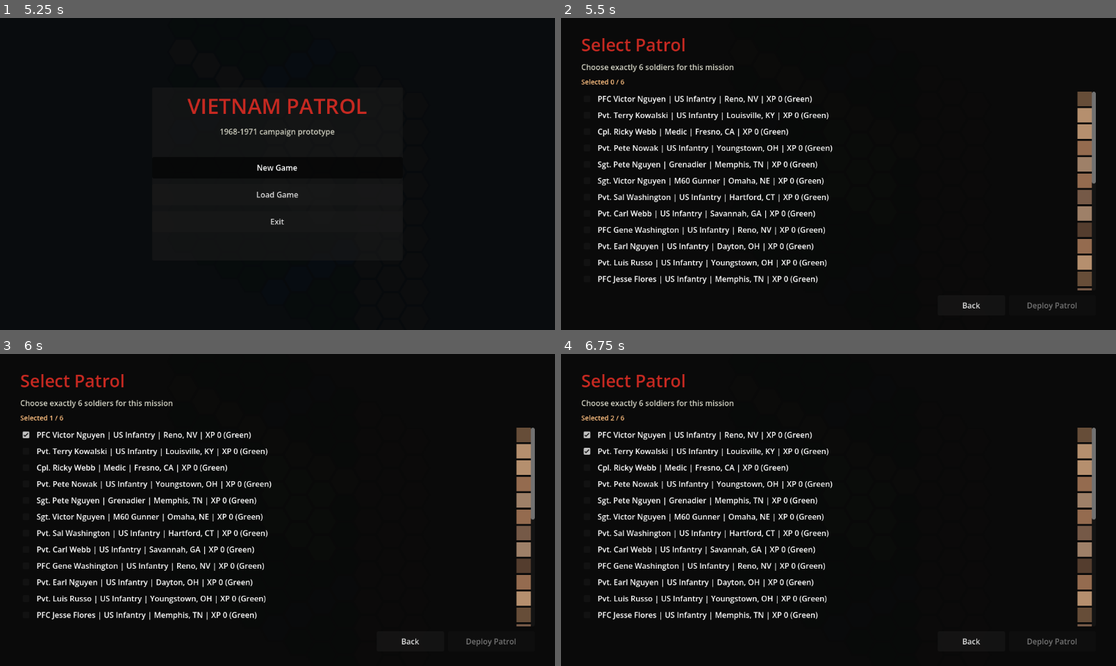
Above: before the commit, frames 1-4 (two rows, left to right).
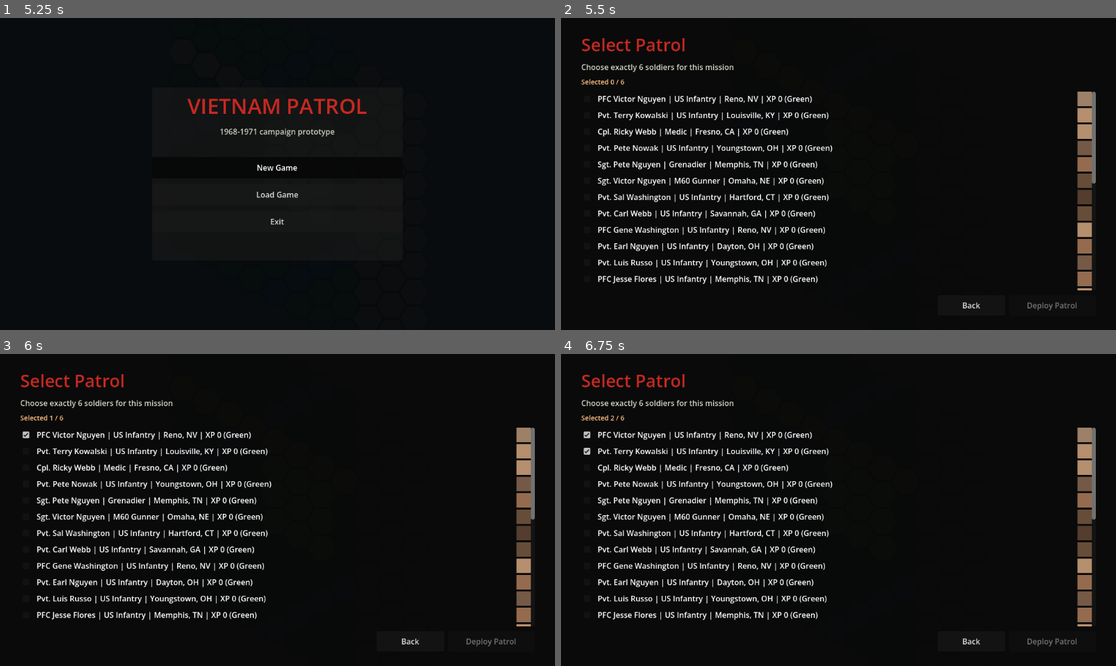
Above: after the commit, the same moments.

Repository: samuelvary1/vietnam-wargame
Game: Godot game, scene res://scenes/Main.tscn
Same seed, same stepped clock (60 frames per second), same inputs: the game is played once before the commit and once after it.
Inputs (mouse positions are in pixels of both pictures, inside the frame that each line leads up to):
- Up to frame 1 (5.25 s): tap Enter at 0.5, 2, 3.5 s; move the mouse to (399, 158) at 0.52 s; click (399, 158) at 0.67 s; tap Space at 1.25, 2.75, 4.25 s; move the mouse to (166, 189) at 1.27 s; click (166, 189) at 1.42 s; move the mouse to (333, 105) at 2.02 s; click (333, 105) at 2.17 s; move the mouse to (249, 236) at 2.77 s; click (249, 236) at 2.92 s; move the mouse to (444, 220) at 3.52 s; click (444, 220) at 3.67 s; move the mouse to (111, 127) at 4.27 s; click (111, 127) at 4.42 s; move the mouse to (305, 174) at 5.02 s; click (305, 174) at 5.17 s
- Up to frame 2 (5.5 s): no input
- Up to frame 3 (6 s): click (27, 435) at 5.77 s
- Up to frame 4 (6.75 s): click (588, 450) at 6.52 s

Frame 1 is identical in both runs. In frame 2, 1.1% of the frame differs, in the area x 92-96%, y 23-88%; in frame 3, 1.1%; in frame 4, 1.1%.

Commit message:
simplification pass

Diff:
--- a/scripts/campaign_manager.gd
+++ b/scripts/campaign_manager.gd
@@ -17,8 +17,6 @@
 	roster.clear()
 	for role in _historical_platoon_roles():
 		var soldier := SoldierGenerator.generate(role)
-		soldier.primary_role = role
-		soldier.portrait_id = randi() % 12
 		roster.append(soldier)
 
 func _historical_platoon_roles() -> Array[int]:
--- a/scripts/globals.gd
+++ b/scripts/globals.gd
@@ -56,3 +56,15 @@
 	UnitType.TUNNEL_RAT:     "Tunnel Rat",
 	UnitType.M113:           "M113 APC",
 }
+
+const PORTRAIT_COLORS = [
+	Color(0.46, 0.35, 0.28),
+	Color(0.58, 0.42, 0.31),
+	Color(0.71, 0.56, 0.43),
+	Color(0.33, 0.24, 0.18),
+	Color(0.62, 0.5, 0.41),
+	Color(0.4, 0.3, 0.22),
+]
+
+static func portrait_color(portrait_id: int) -> Color:
+	return PORTRAIT_COLORS[portrait_id % PORTRAIT_COLORS.size()]
--- a/scripts/main.gd
+++ b/scripts/main.gd
@@ -4,6 +4,11 @@
 ## and handles the player's action flow.
 
 extends Node2D
+
+const SCENE_SPLASH := preload("res://scenes/SplashScreen.tscn")
+const SCENE_MAIN_MENU := preload("res://scenes/MainMenu.tscn")
+const SCENE_ROSTER_SELECTION := preload("res://scenes/RosterSelection.tscn")
+const SCENE_UNIT := preload("res://scenes/Unit.tscn")
 
 # ─── Node refs ────────────────────────────────────────────────────────────────
 
@@ -28,12 +33,12 @@
 	_show_splash()
 
 func _show_splash() -> void:
-	var splash := preload("res://scenes/SplashScreen.tscn").instantiate()
+	var splash := SCENE_SPLASH.instantiate()
 	add_child(splash)
 	splash.splash_finished.connect(_show_main_menu)
 
 func _show_main_menu() -> void:
-	menu_layer = preload("res://scenes/MainMenu.tscn").instantiate() as MainMenu
+	menu_layer = SCENE_MAIN_MENU.instantiate() as MainMenu
 	add_child(menu_layer)
 	menu_layer.new_game_requested.connect(_on_new_game_requested)
 	menu_layer.load_game_requested.connect(_on_load_game_requested)
@@ -41,12 +46,12 @@
 
 func _on_new_game_requested() -> void:
 	Campaign.ensure_campaign_started()
-	_show_roster_selection()
+	_open_roster_selection()
 
 func _on_load_game_requested() -> void:
 	if FileAccess.file_exists("user://campaign.save"):
 		Campaign.ensure_campaign_started()
-		_show_roster_selection()
+		_open_roster_selection()
 		return
 	if menu_layer != null:
 		menu_layer.show_status("No save file found yet. Start a new game.")
@@ -54,12 +59,10 @@
 func _on_exit_requested() -> void:
 	get_tree().quit()
 
-func _show_roster_selection() -> void:
-	if menu_layer != null:
-		menu_layer.queue_free()
-		menu_layer = null
-
-	roster_layer = preload("res://scenes/RosterSelection.tscn").instantiate() as RosterSelection
+func _open_roster_selection() -> void:
+	_close_main_menu()
+
+	roster_layer = SCENE_ROSTER_SELECTION.instantiate() as RosterSelection
 	add_child(roster_layer)
 	roster_layer.deploy_confirmed.connect(_on_roster_deploy_confirmed)
 	roster_layer.cancel_requested.connect(_on_roster_cancel_requested)
@@ -67,21 +70,32 @@
 
 func _on_roster_deploy_confirmed(selection: Array) -> void:
 	selected_patrol = Campaign.confirm_patrol(selection)
-	if roster_layer != null:
-		roster_layer.queue_free()
-		roster_layer = null
+	_close_roster_selection()
 	_start_game()
 
 func _on_roster_cancel_requested() -> void:
-	if roster_layer != null:
-		roster_layer.queue_free()
-		roster_layer = null
+	_close_roster_selection()
 	_show_main_menu()
+
+func _close_main_menu() -> void:
+	if menu_layer == null:
+		return
+	menu_layer.queue_free()
+	menu_layer = null
+
+func _close_roster_selection() -> void:
+	if roster_layer == null:
+		return
+	roster_layer.queue_free()
+	roster_layer = null
 
 func _start_game() -> void:
 	if game_started:
 		return
 	game_started = true
+	_bootstrap_mission()
+
+func _bootstrap_mission() -> void:
 	ui_manager.visible = true
 	Campaign.ensure_campaign_started()
 	_connect_signals()
@@ -111,7 +125,9 @@
 
 func _spawn_starting_units() -> void:
 	_spawn_player_patrol()
-
+	_spawn_enemy_force()
+
+func _spawn_enemy_force() -> void:
 	# VC units (right side of map)
 	_spawn_unit(Vector2i(2, -1), Globals.Team.VC, Globals.UnitType.RIFLEMAN)
 	_spawn_unit(Vector2i(2,  0), Globals.Team.VC, Globals.UnitType.RIFLEMAN)
@@ -127,17 +143,20 @@
 		Vector2i(-3, 1),
 		Vector2i(-2, 0),
 	]
-	var patrol: Array[Soldier] = selected_patrol
-	if patrol.is_empty():
-		patrol = Campaign.create_patrol(patrol_slots.size())
-	selected_patrol.clear()
+	var patrol: Array[Soldier] = _consume_selected_patrol(patrol_slots.size())
 	for i in range(min(patrol.size(), patrol_slots.size())):
 		var soldier: Soldier = patrol[i]
 		_spawn_unit(patrol_slots[i], Globals.Team.US, soldier.primary_role, soldier)
 
+func _consume_selected_patrol(size: int) -> Array[Soldier]:
+	var patrol: Array[Soldier] = selected_patrol
+	if patrol.is_empty():
+		patrol = Campaign.create_patrol(size)
+	selected_patrol.clear()
+	return patrol
+
 func _spawn_unit(hex: Vector2i, team: int, unit_type: int, soldier: Soldier = null) -> Node:
-	var unit_scene: PackedScene = preload("res://scenes/Unit.tscn")
-	var unit: Node = unit_scene.instantiate()
+	var unit: Node = SCENE_UNIT.instantiate()
 	unit.team = team
 	unit.unit_type = unit_type
 	add_child(unit)
--- a/scripts/roster_selection.gd
+++ b/scripts/roster_selection.gd
@@ -147,12 +147,4 @@
 		_deploy_button.disabled = true
 
 func _portrait_color_for(soldier: Soldier) -> Color:
-	var palette := [
-		Color(0.46, 0.35, 0.28),
-		Color(0.58, 0.42, 0.31),
-		Color(0.71, 0.56, 0.43),
-		Color(0.33, 0.24, 0.18),
-		Color(0.62, 0.5, 0.41),
-		Color(0.4, 0.3, 0.22),
-	]
-	return palette[soldier.portrait_id % palette.size()]
+	return Globals.portrait_color(soldier.portrait_id)
--- a/scripts/unit.gd
+++ b/scripts/unit.gd
@@ -79,15 +79,7 @@
 func get_portrait_color() -> Color:
 	if soldier == null:
 		return Color(0.18, 0.18, 0.18, 1.0)
-	var palette := [
-		Color(0.46, 0.35, 0.28),
-		Color(0.58, 0.42, 0.31),
-		Color(0.71, 0.56, 0.43),
-		Color(0.33, 0.24, 0.18),
-		Color(0.62, 0.5, 0.41),
-		Color(0.4, 0.3, 0.22),
-	]
-	return palette[soldier.portrait_id % palette.size()]
+	return Globals.portrait_color(soldier.portrait_id)
 
 # ─── Display ──────────────────────────────────────────────────────────────────
 
